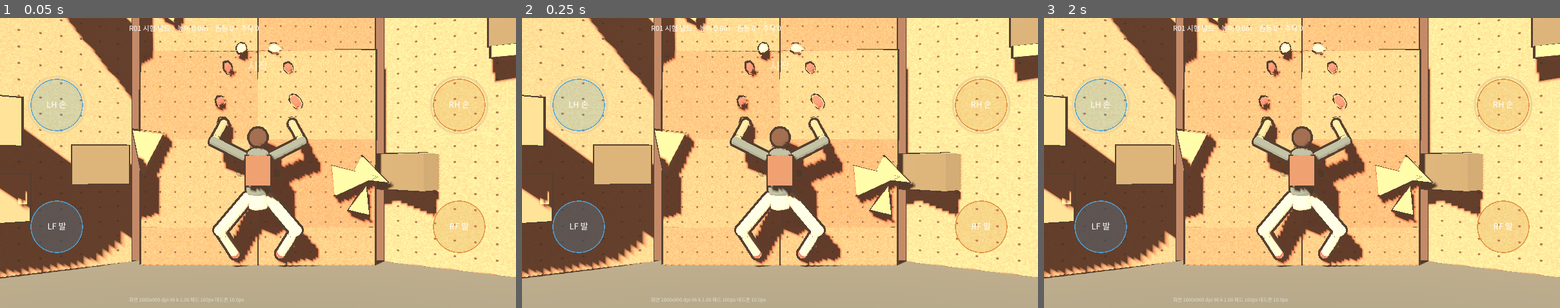
Above: before the commit, frames 1-3 (left to right).
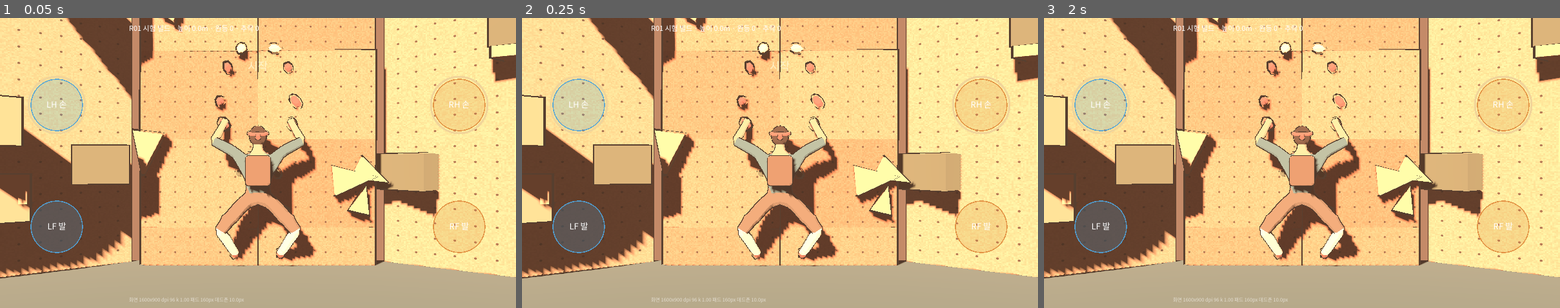
Above: after the commit, the same moments.

Repository: ysc1230/climb_game
Game: Godot game, scene res://scenes/play_3d.tscn
The game is run twice, just before and just after one commit, with the same random seed, the same clock (stepped at 60 frames per second) and the same inputs.
Inputs (mouse positions are in pixels of both pictures, inside the frame that each line leads up to):
- Up to frame 1 (0.05 s): no input
- Up to frame 2 (0.25 s): no input
- Up to frame 3 (2 s): tap Enter at 0.5 s; move the mouse to (1415, 148) at 0.52 s; click (1415, 148) at 0.67 s; tap Space at 1.25 s; drag from (1198, 177) to (1276, 221) at 1.27 s

The runs differ from the first frame. In frame 1, 3.0% of the frame differs, in the area x 40-63%, y 34-86%; in frame 2, 3.0%; in frame 3, 3.0%.

Commit message:
feat: CH01 climber model built in Blender and driven by IK in Godot
- art_source/character/build_climber.py: docs/04 rig (17 bones), skin-modifier body,
  outfit zones, backpack, bandana; exports game/art/characters/climber.glb
- tools/blender_send.py: run scripts through local blender-mcp addon
- play_3d: bone global poses from IK joints, toon materials by name, capsule fallback
- version 0.3.0-ch01; docs/23 record

Co-Authored-By: Claude Opus 5.5 <noreply@anthropic.com>

Diff:
--- a/game/scenes/play_3d.gd
+++ b/game/scenes/play_3d.gd
@@ -22,7 +22,8 @@
 var toon_shader := preload("res://art/shaders/toon.gdshader")
 var outline_shader := preload("res://art/shaders/outline.gdshader")
 var camera: Camera3D
-var parts := {}       # 이름 -> MeshInstance3D
+var parts := {}       # 이름 -> MeshInstance3D (모델이 없을 때의 대체 캡슐)
+var skeleton: Skeleton3D
 var candidate_ring: MeshInstance3D
 var rng := RandomNumberGenerator.new()
 
@@ -34,7 +35,8 @@
 	_build_environment()
 	_build_wall()
 	_build_holds()
-	_build_character()
+	if not _build_model():
+		_build_character()
 	candidate_ring = _mesh(_torus(0.10, 0.012), _unshaded(TARGET_CREAM), false)
 	add_child(candidate_ring)
 
@@ -268,16 +270,23 @@
 	if logic == null or logic.body == null:
 		return
 	_update_camera()
+	var t := _pose_targets()
+	if skeleton:
+		_pose_model(t)
+	else:
+		_pose_capsules(t)
+	_update_candidate()
+
+
+## 판정 상태에서 표현용 3D 관절 위치를 만든다. 판정 거리는 바꾸지 않는다.
+func _pose_targets() -> Dictionary:
 	var body: BodyState = logic.body
 	var depth := _body_depth()
 	var ang := deg_to_rad(body.angle)
 	var up := Vector3(-sin(ang), cos(ang), 0)
 	var pelvis := Vector3(body.pos.x, body.pos.y, depth)
-	var chest := pelvis + up * 0.50
-	_place_segment(parts.hips, pelvis + up * -0.02, pelvis + up * 0.12, 0.13)
-	_place_segment(parts.torso, pelvis + up * 0.15, chest, 0.15)
-	parts.head.position = pelvis + up * 0.78 + Vector3(0, 0, 0.02)
-	parts.pack.transform = Transform3D(Basis(Vector3.BACK, ang), pelvis + up * 0.36 + Vector3(0, 0, 0.17))
+	var t := {"pelvis": pelvis, "spine": pelvis + up * 0.22, "chest": pelvis + up * 0.44,
+		"neck": pelvis + up * 0.63, "head": pelvis + up * 0.80, "head_top": pelvis + up * 0.94, "up": up}
 	for limb in PoseSolver.LIMBS:
 		var hand := PoseSolver.is_hand(limb)
 		var j2 := PoseSolver.joint_position(body.pos, body.angle, limb)
@@ -291,10 +300,94 @@
 		var side := -1.0 if limb in [&"LH", &"LF"] else 1.0
 		var pole := Vector3(side * (0.6 if hand else 0.9), -0.5 if hand else 0.2, 0.8)
 		var mid := _two_bone(root, end, a, b, pole)
+		var s := "L" if side < 0 else "R"
+		if hand:
+			t["shoulder_" + s] = root
+			t["elbow_" + s] = mid
+			t["wrist_" + s] = end
+			t["hand_" + s] = end + (end - mid).normalized() * 0.09
+		else:
+			t["hip_" + s] = root
+			t["knee_" + s] = mid
+			t["ankle_" + s] = end
+			t["toe_" + s] = end + Vector3(0, -0.04, -0.15)
+	return t
+
+
+func _pose_capsules(t: Dictionary) -> void:
+	var up: Vector3 = t.up
+	_place_segment(parts.hips, t.pelvis + up * -0.02, t.pelvis + up * 0.12, 0.13)
+	_place_segment(parts.torso, t.pelvis + up * 0.15, t.pelvis + up * 0.50, 0.15)
+	parts.head.position = t.head + Vector3(0, 0, 0.02)
+	parts.pack.transform = Transform3D(Basis(Vector3.BACK, deg_to_rad(logic.body.angle)), t.pelvis + up * 0.36 + Vector3(0, 0, 0.17))
+	for limb in PoseSolver.LIMBS:
+		var hand := PoseSolver.is_hand(limb)
+		var s := "L" if limb in [&"LH", &"LF"] else "R"
+		var root: Vector3 = t[("shoulder_" if hand else "hip_") + s]
+		var mid: Vector3 = t[("elbow_" if hand else "knee_") + s]
+		var end: Vector3 = t[("wrist_" if hand else "ankle_") + s]
 		_place_segment(parts[str(limb) + "_upper"], root, mid, 0.055 if hand else 0.075)
 		_place_segment(parts[str(limb) + "_lower"], mid, end, 0.045 if hand else 0.06)
 		parts[str(limb) + "_end"].position = end
-	_update_candidate()
+
+
+## 뼈 이름 -> [시작 관절, 끝 관절]. 부모가 먼저 오도록 정렬.
+const BONE_MAP := [
+	["pelvis", "pelvis", "spine"], ["spine", "spine", "chest"], ["chest", "chest", "neck"],
+	["neck", "neck", "head"], ["head", "head", "head_top"],
+	["upperarm_L", "shoulder_L", "elbow_L"], ["forearm_L", "elbow_L", "wrist_L"], ["hand_L", "wrist_L", "hand_L"],
+	["upperarm_R", "shoulder_R", "elbow_R"], ["forearm_R", "elbow_R", "wrist_R"], ["hand_R", "wrist_R", "hand_R"],
+	["thigh_L", "hip_L", "knee_L"], ["shin_L", "knee_L", "ankle_L"], ["foot_L", "ankle_L", "toe_L"],
+	["thigh_R", "hip_R", "knee_R"], ["shin_R", "knee_R", "ankle_R"], ["foot_R", "ankle_R", "toe_R"],
+]
+var _rest_dirs := {}
+
+
+func _pose_model(t: Dictionary) -> void:
+	var inv := skeleton.global_transform.affine_inverse()
+	for entry in BONE_MAP:
+		var idx := skeleton.find_bone(entry[0])
+		if idx < 0:
+			continue
+		var rest := skeleton.get_bone_global_rest(idx)
+		var from_p: Vector3 = inv * (t[entry[1]] as Vector3)
+		var to_p: Vector3 = inv * (t[entry[2]] as Vector3)
+		var new_dir := (to_p - from_p).normalized()
+		var rest_dir: Vector3 = _rest_dirs[entry[0]]
+		var q := Quaternion(rest_dir, new_dir) if rest_dir.dot(new_dir) > -0.999 else Quaternion(rest.basis.x.normalized(), PI)
+		skeleton.set_bone_global_pose(idx, Transform3D(Basis(q) * rest.basis, from_p))
+
+
+func _build_model() -> bool:
+	if not ResourceLoader.exists("res://art/characters/climber.glb"):
+		return false
+	var model: Node3D = load("res://art/characters/climber.glb").instantiate()
+	add_child(model)
+	skeleton = model.find_children("*", "Skeleton3D", true, false)[0] if model.find_children("*", "Skeleton3D", true, false).size() > 0 else null
+	if skeleton == null:
+		model.queue_free()
+		return false
+	# 휴지 자세의 뼈 방향: 다음 관절(자식 뼈) 원점 방향, 말단은 뼈 Y축
+	for entry in BONE_MAP:
+		var idx := skeleton.find_bone(entry[0])
+		if idx < 0:
+			continue
+		var rest := skeleton.get_bone_global_rest(idx)
+		var dir := rest.basis.y.normalized()
+		for c in skeleton.get_bone_children(idx):
+			dir = (skeleton.get_bone_global_rest(c).origin - rest.origin).normalized()
+			break
+		_rest_dirs[entry[0]] = dir
+	var colors := {"M_shirt": CLOTH_TEAL, "M_skin": SKIN, "M_shorts": Color("6e5a48"), "M_bandage": CLOTH_IVORY,
+		"M_shoe": Color("7e4a3e"), "M_hair": Color("3b2e26"), "M_pack": Color("6b5240"), "M_bandana": HOLD_RUST}
+	for mi in model.find_children("*", "MeshInstance3D", true, false):
+		for i in mi.mesh.get_surface_count():
+			var m: Material = mi.mesh.surface_get_material(i)
+			var c: Color = colors.get(m.resource_name if m else "", CLOTH_TEAL)
+			var toon := _toon(c, c.darkened(0.45))
+			toon.next_pass.set_shader_parameter("width", 0.012)
+			mi.set_surface_override_material(i, toon)
+	return true
 
 
 func _update_camera() -> void:
Binary file added: game/art/characters/climber.glb
Not shown, changed: game/export_presets.cfg
Not shown, added: art_source/character/build_climber.py
Not shown, added: art_source/character/preview_back.png
Not shown, added: art_source/character/preview_climber.py
Not shown, added: art_source/character/preview_three_quarter.png
Not shown, changed: docs/23_dev_readiness_review.md
Not shown, added: docs/wireframes/play_3d_ch01.png
Not shown, added: tools/blender_send.py
